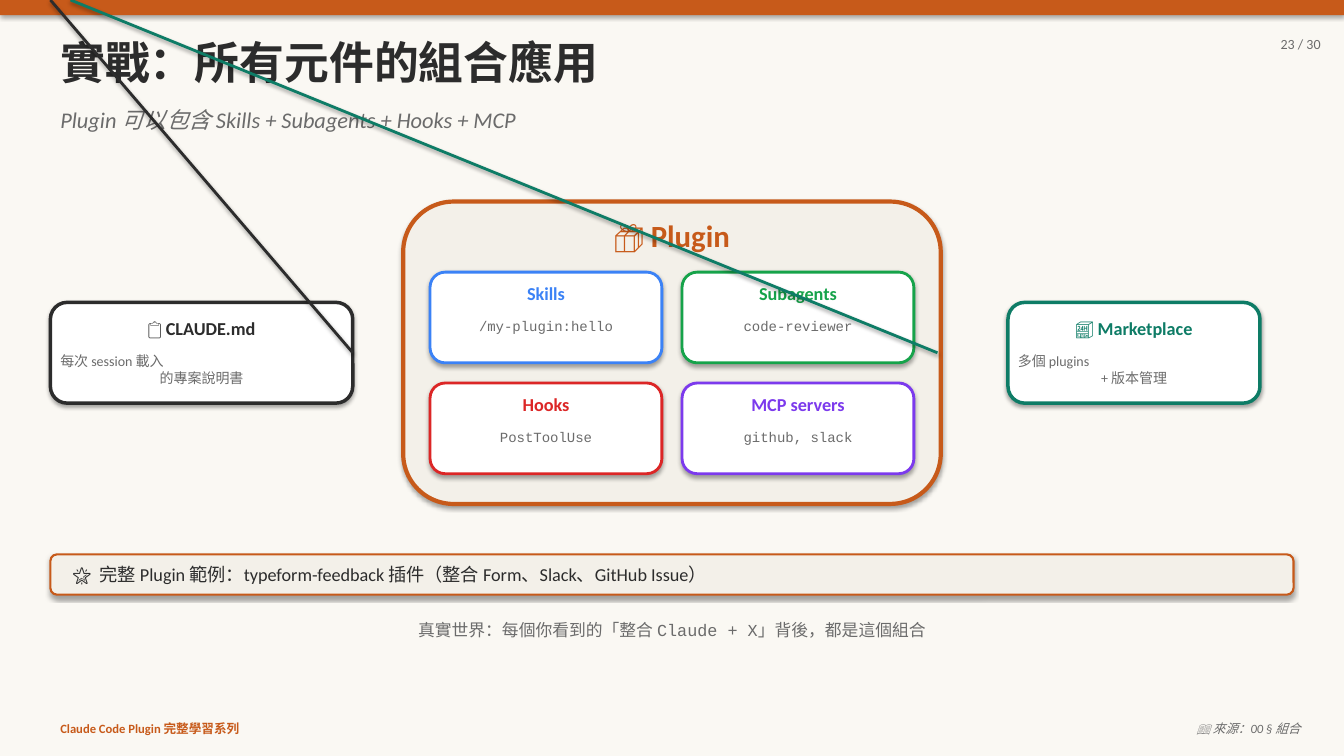
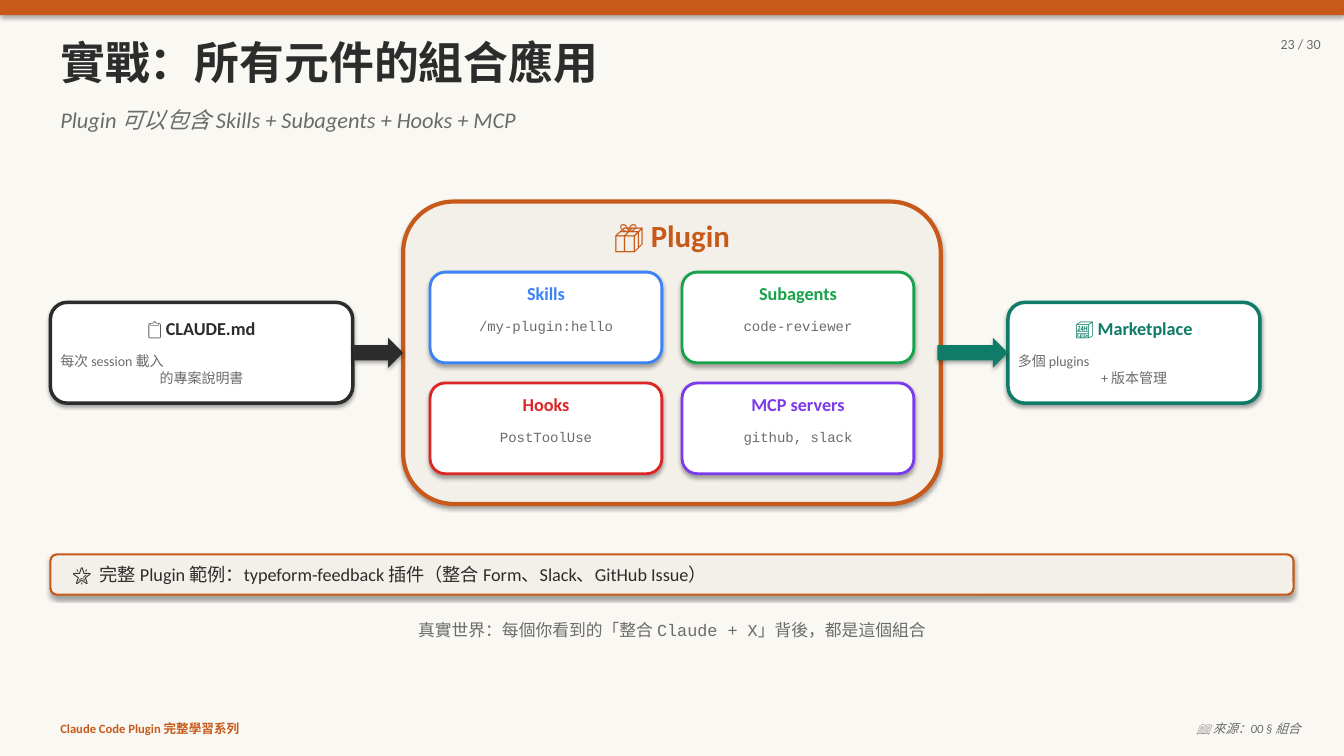
Before and after one commit to kcf7012/pi-proj, a slide deck: slide 23 of 00-overview.pptx. Drawn at 1344x756 pixels with LibreOffice and Linux fonts; fonts in the diff are those of the drawing. Boxes give left, top, right and bottom in pixels: in the first picture for what was removed or moved away, otherwise in the second. Text is boxed around its words. In the diff, an @@ line names an element or a change of style, - is before the commit and + after.

```diff
--- a/00-overview.pptx
+++ b/00-overview.pptx
@@ line removed from (353, 353) to (50, 0) @@
@@ line removed from (938, 353) to (71, 0) @@
@@ right arrow added at [353, 338, 403, 368], fill #2C2C2C @@
@@ right arrow added at [938, 338, 1008, 368], fill #0E7C66 @@
```
Also in this commit, not shown: 3 other files.
